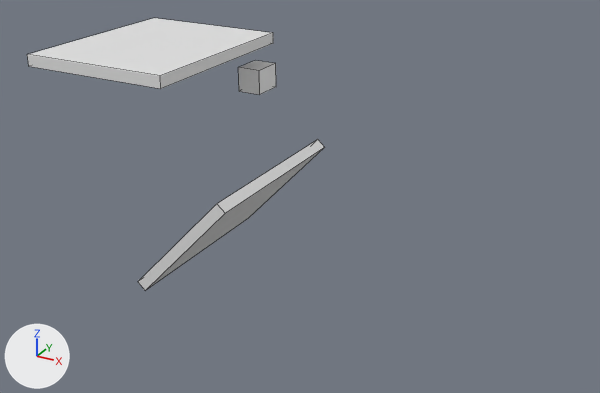
The OBJ model maps/course/start-2026-11-07.obj: old version first, new version second.
Both versions are drawn from a camera (50 mm lens) standing at (2.64, -6.71, 4.43) and looking at (-0.56, -0.89, 1.52). The axes (+X, +Y, +Z) are drawn at lower left. The lights are the same throughout. The picture after the commit comes second. Mesh edges are drawn as thin lines. Where no turn or scale is listed for an object, it has been applied to the vertices.

Before the edit, the objects in view are built like this:
```python
me_start_2026_11_07 = bpy.data.meshes.new('start-2026-11-07')
me_start_2026_11_07.from_pydata(...)  # 24 vertices, 18 faces; spans x -2.74..-0.78, y -1.73..0.0, z 0.69..2.69
ob_start_2026_11_07 = bpy.data.objects.new('start-2026-11-07', me_start_2026_11_07)
ob_start_2026_11_07.location = (0.0, 0.0, 0.0)
```
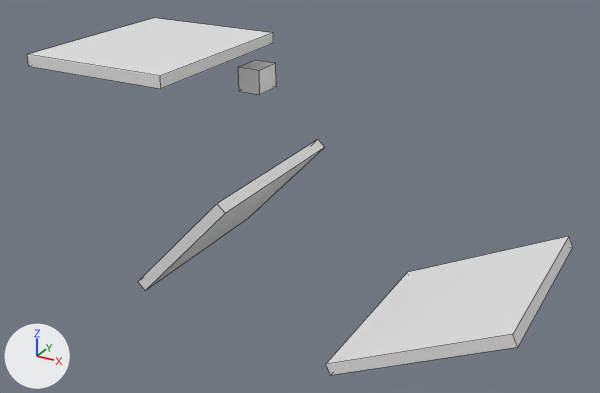
What differs and where, as boxes [x1, y1, x2, y2] in the pictures (600 x 393 px):
'start-2026-11-07', reshaped (84% wider, 31% taller)
    before: [27, 18, 324, 290]
    after: [27, 18, 573, 375]
part 1 of me_start_2026_11_07, added
    after: [326, 236, 573, 375]

The change, as a list of edits to the scene's bpy script:
```text
Change me_start_2026_11_07:
    used by ob_start_2026_11_07; location = (0.0, 0.0, 0.0)
    verts and faces of me_start_2026_11_07; kept vertices keep their numbers, new ones are numbered from 24
    remove me_start_2026_11_07.from_pydata(...)  # 24 vertices, 18 faces; spans x -2.74..-0.78, y -1.73..0.0, z 0.69..2.69
    add me_start_2026_11_07.from_pydata(...)  # 32 vertices, 24 faces; spans x -2.74..1.62, y -1.73..0.0, z 0.43..2.69
    me_start_2026_11_07 part 1
    add verts[24] = (0.18, -1.73, 0.43)  # pixel (330, 375)
    add verts[25] = (1.62, -1.73, 1.16)  # pixel (517, 347)
    add verts[26] = (1.57, -1.73, 1.26)  # pixel (512, 334)
    add verts[27] = (0.13, -1.73, 0.52)  # pixel (325, 364)
    add for new, old in zip([*range(28, 32)], [*range(24, 28)]): verts[new] = verts[old] + (0.0, 1.73, 0.0)
    add faces += [(28, 29, 30, 31), (24, 27, 26, 25), (24, 25, 29, 28), (25, 26, 30, 29), (26, 27, 31, 30), (24, 28, 31, 27)]
```
